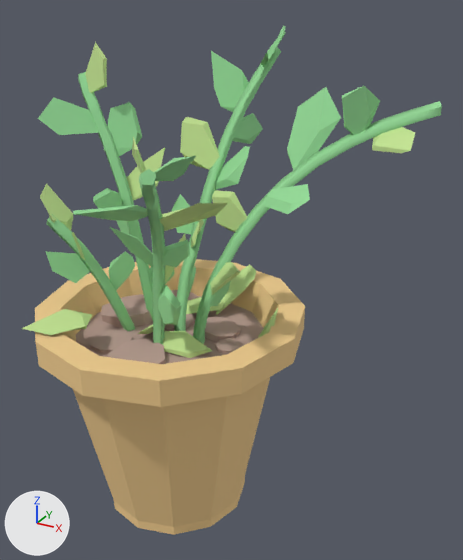
Before and after pictures for a commit that changed the OBJ model resources/models/decorations/plant2/model.obj.
Both versions are drawn from a 50 mm camera at (0.23, -0.342, 0.162) aimed at (0.035, 0.013, -0.015). The axes (+X, +Y, +Z) are drawn at lower left. The lights are the same throughout. Where no turn or scale is listed for an object, it has been applied to the vertices.

In view in the first picture: 'group1430211780'.
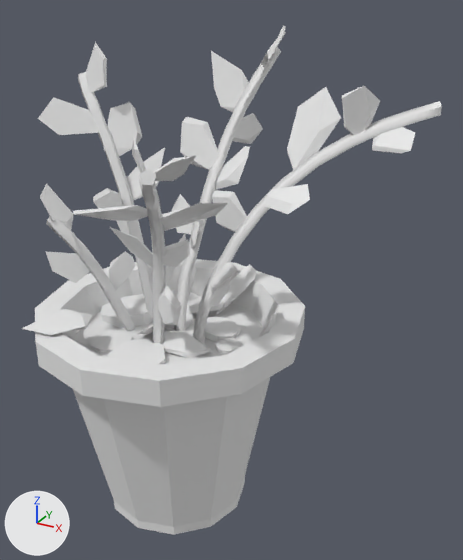
The change in detail:
Material 'mat19' (mat_mat19) changes colour from beige #f0cb8e to white #e7e7e7; in linear values from (0.87, 0.6, 0.27) to (0.8, 0.8, 0.8).
Material 'mat20' (mat_mat20) changes colour from beige #b69b90 to white #e7e7e7; in linear values from (0.47, 0.33, 0.28) to (0.8, 0.8, 0.8).
Material 'mat10' (mat_mat10) changes colour from green #95d897 to white #e7e7e7; in linear values from (0.3, 0.69, 0.31) to (0.8, 0.8, 0.8).
Material 'mat9' (mat_mat9) changes colour from green #c4e293 to white #e7e7e7; in linear values from (0.55, 0.76, 0.29) to (0.8, 0.8, 0.8).

Where the change shows, as pixel boxes [x1, y1, x2, y2] in the pictures (463 x 560 px):
'group1430211780', recoloured
    both: [21, 25, 442, 535]
